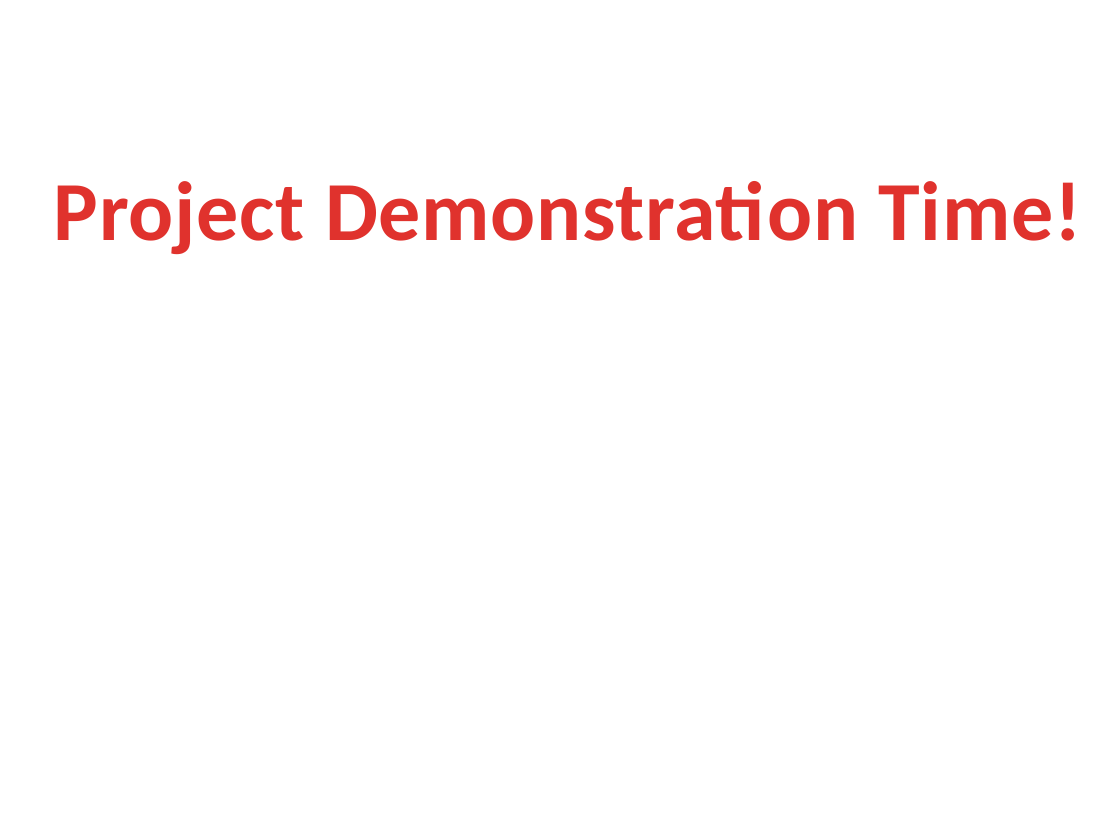
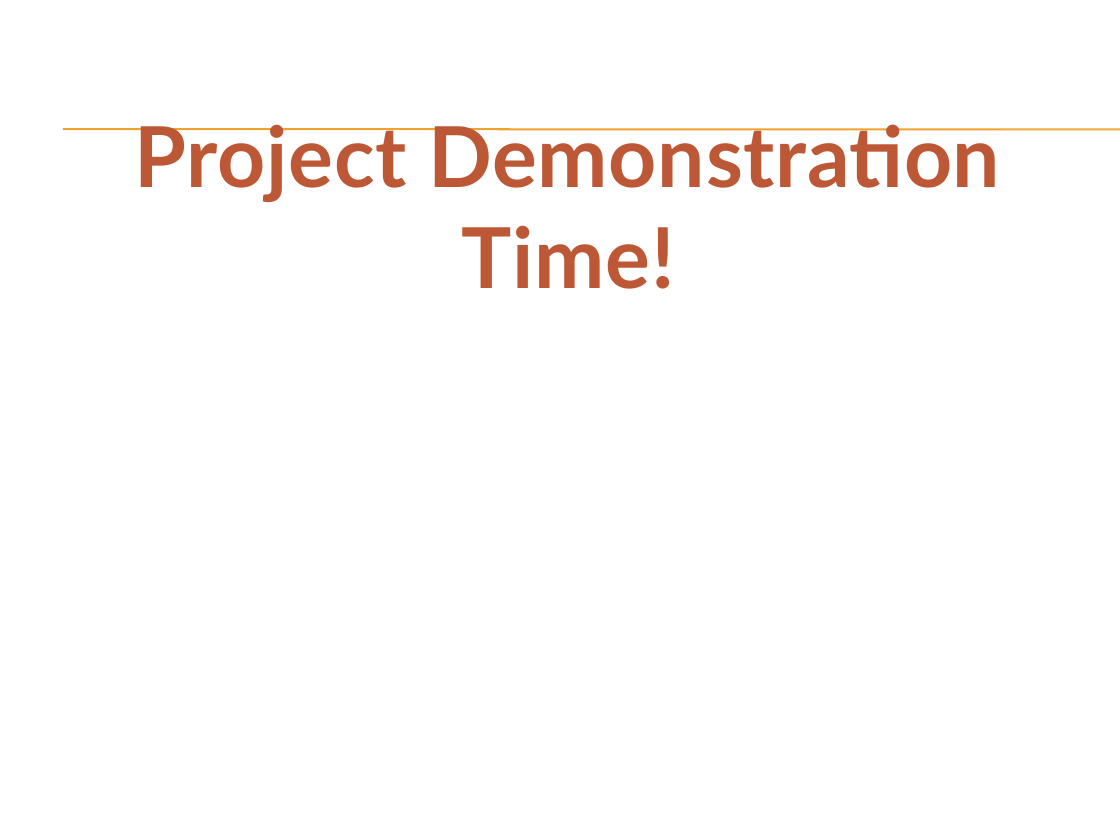
Before and after one commit to DBRTeam/Dirt_Bike_Racer, a slide deck: slide 4 of Documents/Dirt Bike Racer.pptx. Drawn at 1120x840 pixels with LibreOffice and Linux fonts; fonts in the diff are those of the drawing; background and template pictures are left out. Boxes give left, top, right and bottom in pixels: in the first picture for what was removed or moved away, otherwise in the second. Text is boxed around its words. In the diff, an @@ line names an element or a change of style, - is before the commit and + after.

```diff
--- a/Documents/Dirt Bike Racer.pptx
+++ b/Documents/Dirt Bike Racer.pptx
@@ text "Project Demonstration Time!": place and size @@
-text "Project Demonstration Time!" at [54, 181, 1082, 254]
+text "Project Demonstration Time!" at [135, 124, 1000, 289]
@@ text "Project Demonstration Time!" at [135, 124, 1000, 289]: font Calibri to Lato, text colour gradient #E0322D to #A2201C to gradient #BD5836 to #893D23 @@
@@ line added from (63, 129) to (1120, 129), #F0A22E 0.75 pt @@
@@ line added from (63, 130) to (1120, 130), #F0A22E 0.75 pt @@
```
Also in this commit, not shown: 5 other slides changed, 1 slide added.
